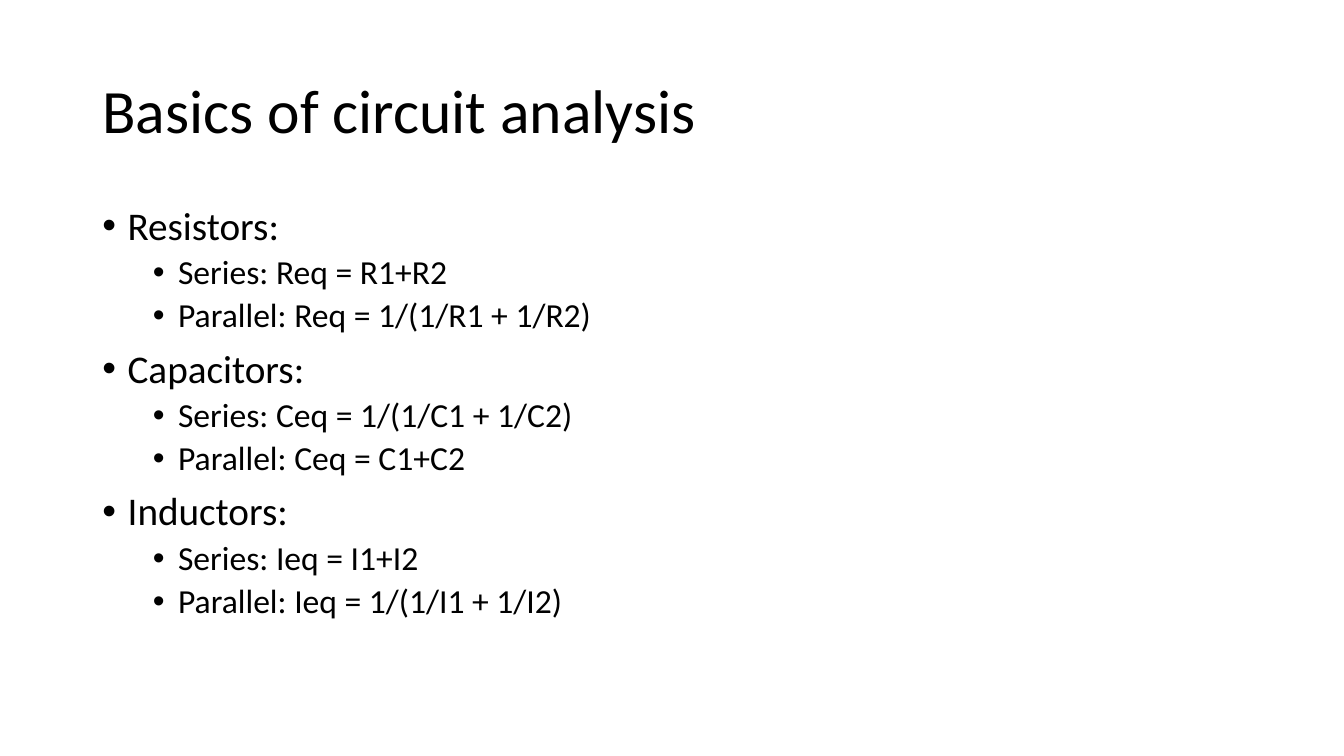
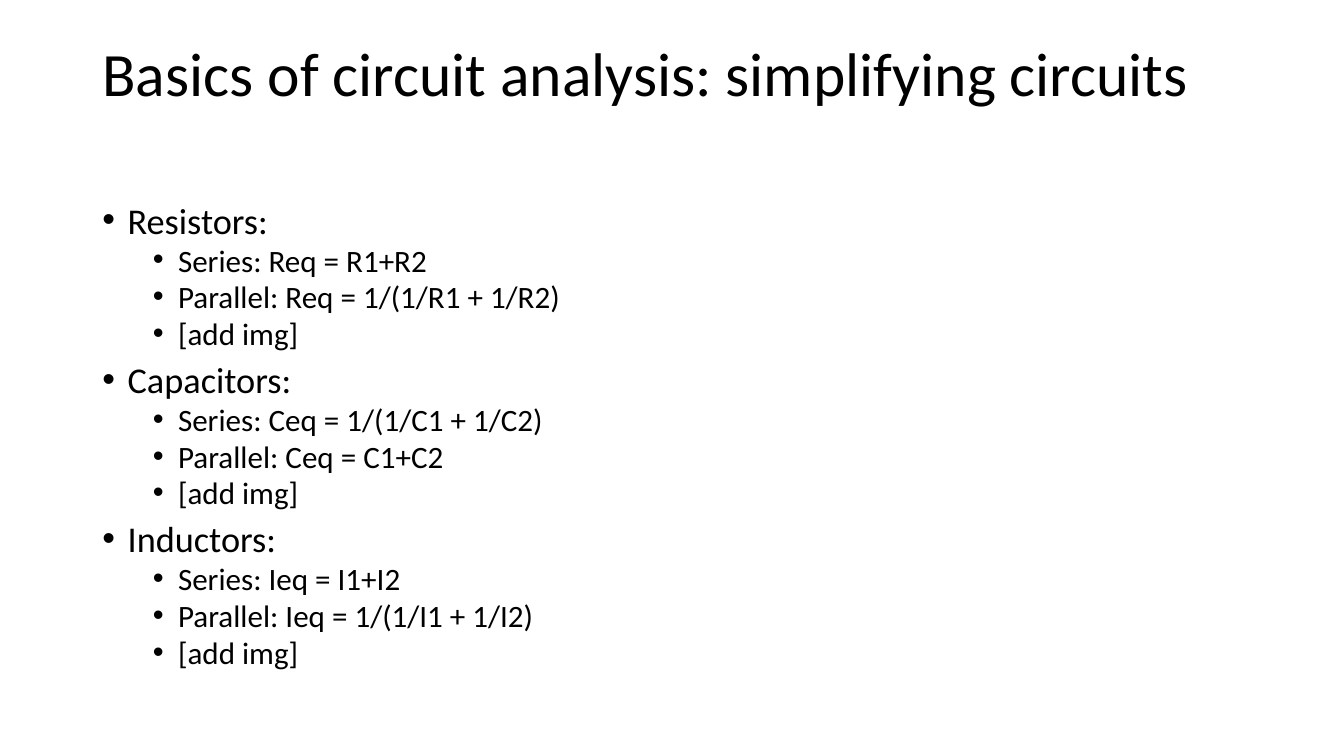
Before and after one commit to Runtime-Learner/McGill-BattleBots-Club, a slide deck: slide 5 of ECSE/Workshop-1/workshop1.pptx (slide 4 before the commit). Drawn at 1344x756 pixels with LibreOffice and Linux fonts; fonts in the diff are those of the drawing. Boxes give left, top, right and bottom in pixels: in the first picture for what was removed or moved away, otherwise in the second. Text is boxed around its words. In the diff, an @@ line names an element or a change of style, - is before the commit and + after.

```diff
--- a/ECSE/Workshop-1/workshop1.pptx
+++ b/ECSE/Workshop-1/workshop1.pptx
@@ title at (x1=102, y1=53, x2=1188, y2=107): text changed @@
-Basics of circuit analysis
+Basics of circuit analysis: simplifying circuits
@@ text at (x1=128, y1=209, x2=560, y2=632): size 28 to 25.9 pt in "Resistors:", "Capacitors:", "Inductors:"; size 24 to 22.2 pt in "Series: Req = R1+R2", "Parallel: Req = 1/(1/R1 + 1/R2)", "Series: Ceq = 1/(1/C1 + 1/C2)", "Parallel: Ceq = C1+C2" and 2 more places; line spacing 0.9 to 0.8 @@
@@ text at (x1=178, y1=322, x2=298, y2=351): paragraph added @@
+  • [add img]
@@ text at (x1=178, y1=481, x2=298, y2=510): paragraph added @@
+  • [add img]
@@ text at (x1=178, y1=641, x2=298, y2=670): paragraph added @@
+  • [add img]
```
Also in this commit, not shown: 4 other slides changed, 5 slides added, 4 other files.
